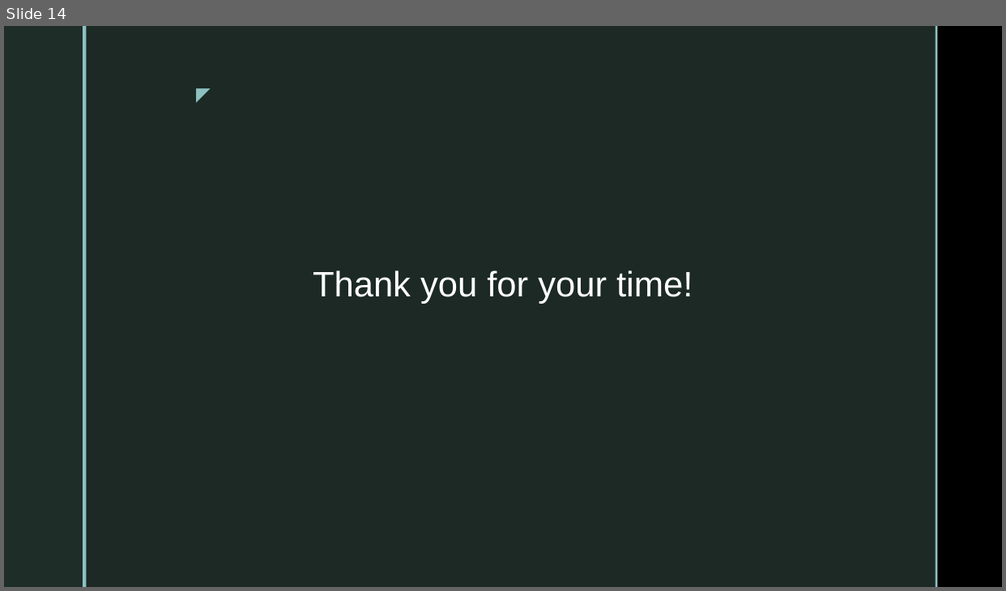
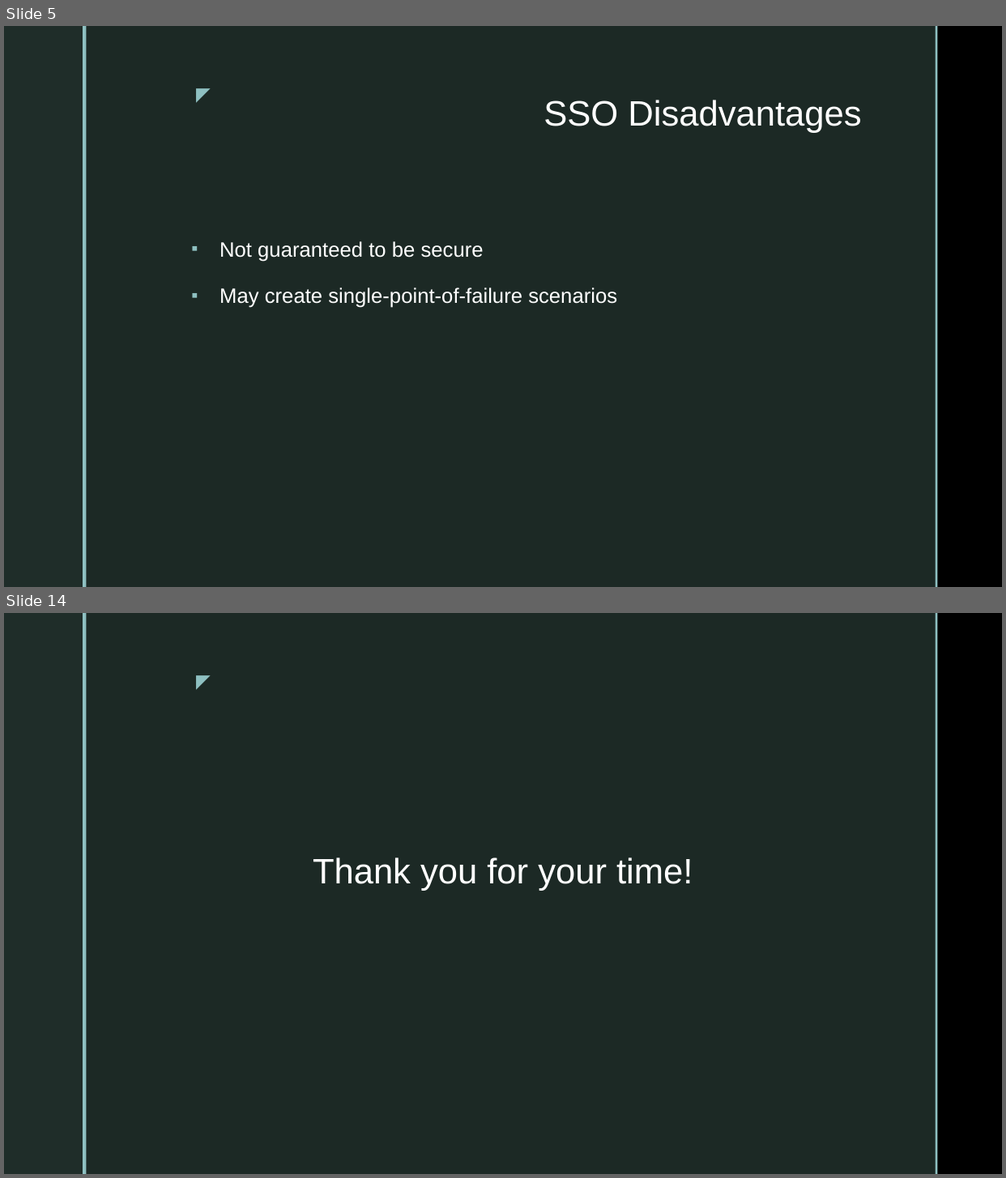
Before and after one commit to elizabethmhinz/CSD-370, a slide deck: module-1/Assignment 1.2 Presentation - Hinz.pptx. Shown one above the other, each under a label of ours: slide 14 before the commit, slides 5 and 14 after it; the slides between them are not shown. The pictures are 1006x591 and 1006x1178 pixels, drawn with LibreOffice and Linux fonts; fonts in the diff are those of the drawing; background and template pictures are left out. Boxes give left, top, right and bottom in pixels: in the first picture for what was removed or moved away, otherwise in the second. Text is boxed around its words. In the diff, an @@ line names an element or a change of style, - is before the commit and + after.

```diff
--- a/module-1/Assignment 1.2 Presentation - Hinz.pptx
+++ b/module-1/Assignment 1.2 Presentation - Hinz.pptx
@@ slide 5 added at <box>4,26,1002,587</box>, background picture (left out); not listed: 5 template elements that a slide beside it also shows @@
@@ title added at <box>543,100,861,133</box>, 34 pt, text #FFFFFF @@
+SSO Disadvantages
@@ text added at <box>219,241,617,308</box>, 20 pt, text #FFFFFF @@
+▪ Not guaranteed to be secure
+▪ May create single-point-of-failure scenarios
```
Also in this commit, not shown: 1 slide changed, 12 other slides added, 12 slides removed, 2 other files.
